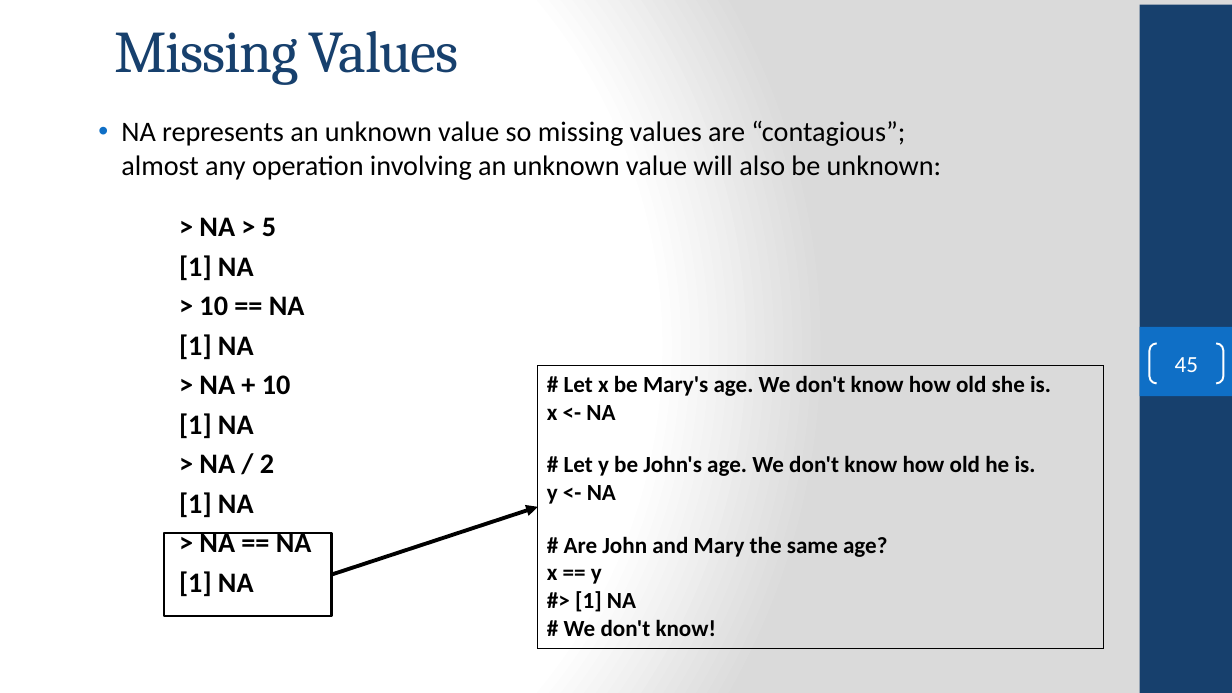
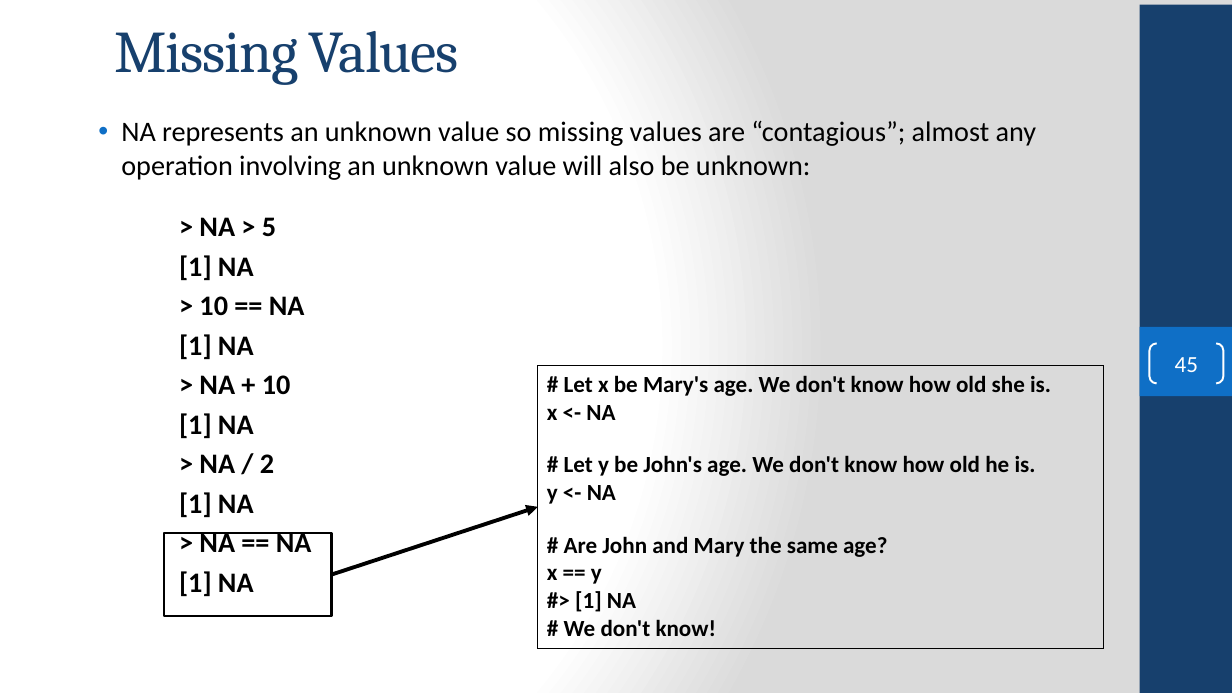
Before and after one commit to FSCJ-COP2073C/cop2073c-FullContent, a slide deck: slide 45 of slides/COP2073C-Module10.pptx. Drawn at 1232x693 pixels with LibreOffice and Linux fonts; fonts in the diff are those of the drawing; background and template pictures are left out. Boxes give left, top, right and bottom in pixels: in the first picture for what was removed or moved away, otherwise in the second. Text is boxed around its words. In the diff, an @@ line names an element or a change of style, - is before the commit and + after.

```diff
--- a/slides/COP2073C-Module10.pptx
+++ b/slides/COP2073C-Module10.pptx
@@ text "NA represents an unknown value ..." rewrapped from (x1=121, y1=121, x2=941, y2=596) to (x1=121, y1=121, x2=1037, y2=596) @@
```
Also in this commit, not shown: 5 other slides changed, 1 other file.
